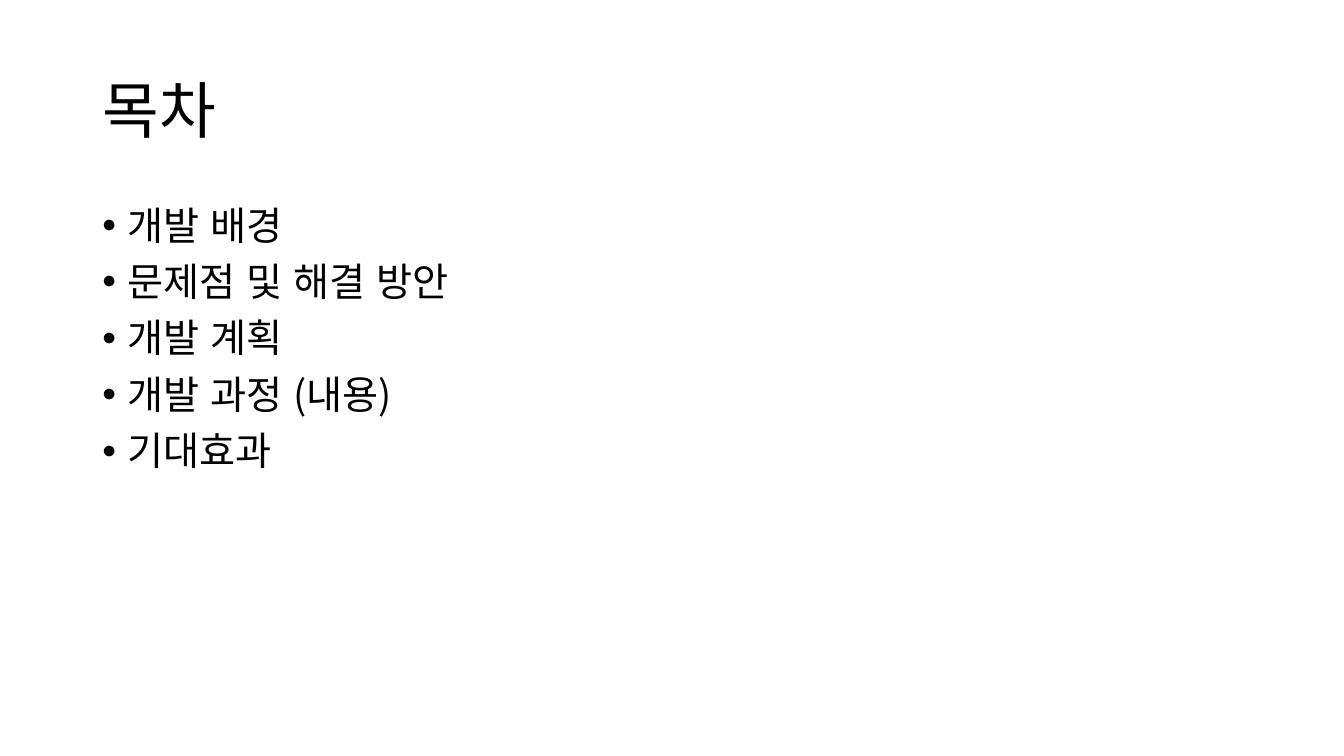
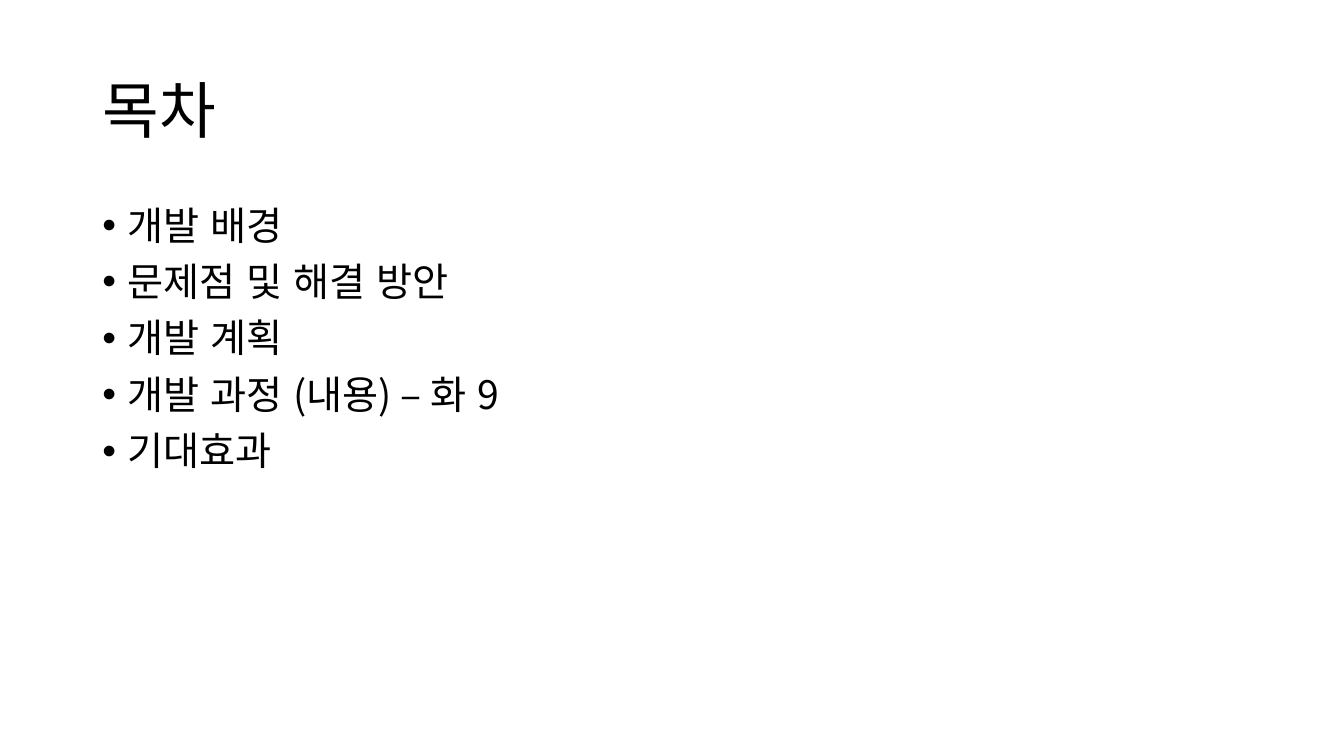
Before and after one commit to bumiilove/2021_embedded_system_201720941_, a slide deck: slide 2 of 최종설계프로젝트/발표자료_초고.pptx. Drawn at 1344x756 pixels with LibreOffice and Linux fonts; fonts in the diff are those of the drawing. Boxes give left, top, right and bottom in pixels: in the first picture for what was removed or moved away, otherwise in the second. Text is boxed around its words. In the diff, an @@ line names an element or a change of style, - is before the commit and + after.

Commit message:
12- 05 회의 끝! 구현 끝 맑음 ^_^

```diff
--- a/최종설계프로젝트/발표자료_초고.pptx
+++ b/최종설계프로젝트/발표자료_초고.pptx
@@ text at box(128, 376, 500, 417): text changed @@
-• 개발 과정 (내용)
+• 개발 과정 (내용) – 화 9
```
